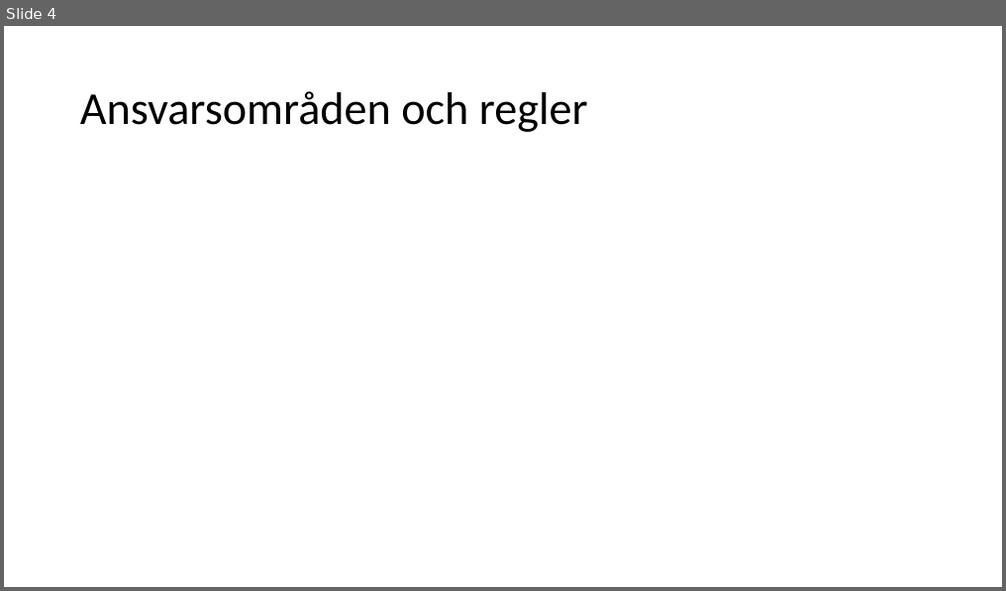
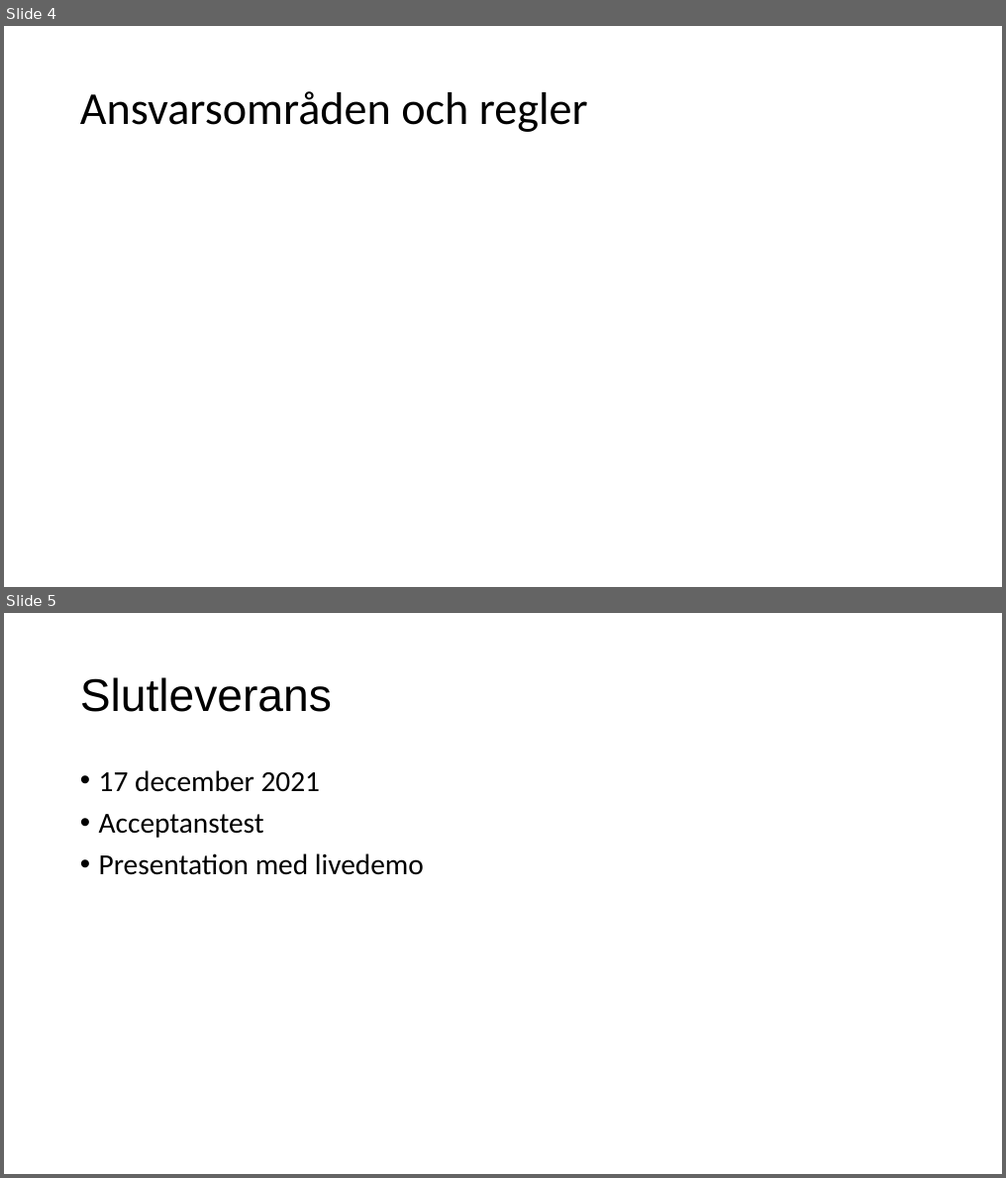
Before and after one commit to Sjofil/HASAB-IDA3, a slide deck: Processrapport/Utvecklingsplan.pptx. Shown one above the other, each under a label of ours: slide 4 before the commit, slides 4 and 5 after it. The pictures are 1006x591 and 1006x1178 pixels, drawn with LibreOffice and Linux fonts; fonts in the diff are those of the drawing. Boxes give left, top, right and bottom in pixels: in the first picture for what was removed or moved away, otherwise in the second. Text is boxed around its words. In the diff, an @@ line names an element or a change of style, - is before the commit and + after.

```diff
--- a/Processrapport/Utvecklingsplan.pptx
+++ b/Processrapport/Utvecklingsplan.pptx
@@ slide 5 added at bbox=[4, 613, 1002, 1174], background #FFFFFF @@
@@ title added at bbox=[80, 677, 332, 712], 44 pt, text #000000 @@
+Slutleverans
@@ text added at bbox=[99, 770, 424, 875], 28 pt, text #000000 @@
+• 17 december 2021
+• Acceptanstest
+• Presentation med livedemo
```
Also in this commit, not shown: 1 slide changed, 2 other slides added, 3 slides removed.
